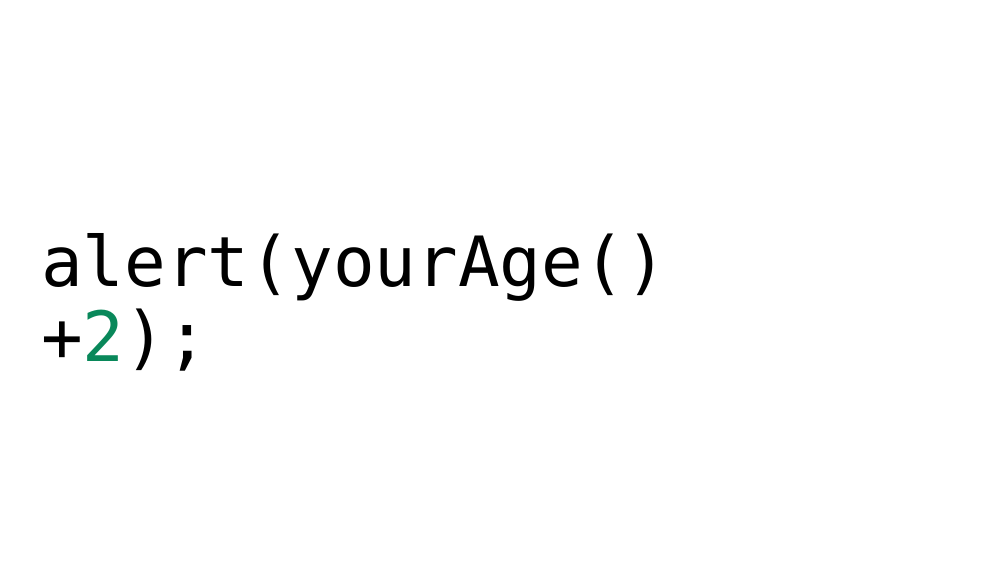
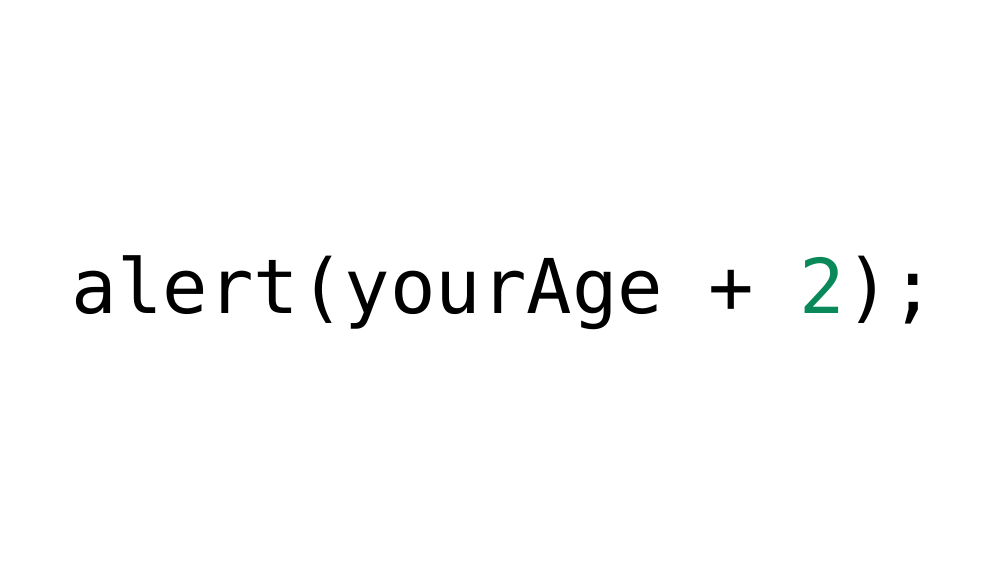
Before and after one commit to hytechclub/web-102, a slide deck: slide 12 of Week05/BeTheComputer.pptx. Drawn at 1008x567 pixels with LibreOffice and Linux fonts; fonts in the diff are those of the drawing; background and template pictures are left out. Boxes give left, top, right and bottom in pixels: in the first picture for what was removed or moved away, otherwise in the second. Text is boxed around its words. In the diff, an @@ line names an element or a change of style, - is before the commit and + after.

```diff
--- a/Week05/BeTheComputer.pptx
+++ b/Week05/BeTheComputer.pptx
@@ text "alert(yourAge + 2);" at box(72, 255, 937, 330): vertical alignment top to middle @@
@@ text at box(72, 255, 937, 330): text changed; size 66 to 72 pt @@
-alert(yourAge()+2);
+alert(yourAge + 2);
```
Also in this commit, not shown: 17 other slides changed, 1 slide added, 1 slide removed, 4 other files.
